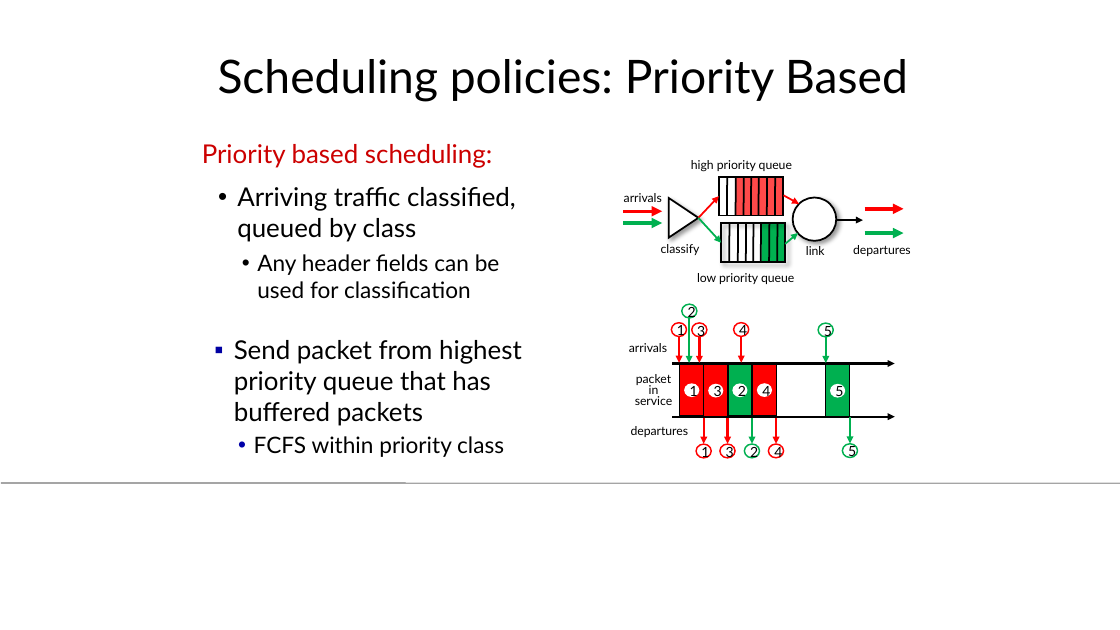
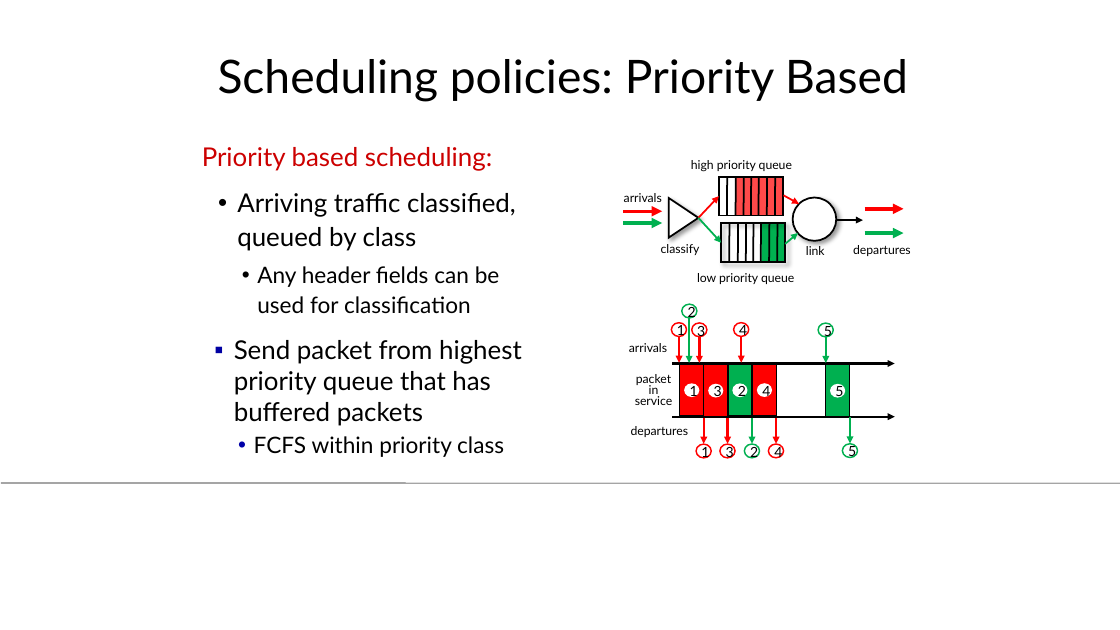
Before and after one commit to anayy09/CS425-Computer-Networks, a slide deck: slide 18 of Lecture Slides/Module23_Router_Architecture.pptx. Drawn at 1120x630 pixels with LibreOffice and Linux fonts; fonts in the diff are those of the drawing. Boxes give left, top, right and bottom in pixels: in the first picture for what was removed or moved away, otherwise in the second. Text is boxed around its words. In the diff, an @@ line names an element or a change of style, - is before the commit and + after.

```diff
--- a/Lecture Slides/Module23_Router_Architecture.pptx
+++ b/Lecture Slides/Module23_Router_Architecture.pptx
@@ text "Priority based scheduling:" at (x1=202, y1=147, x2=516, y2=314): line spacing 1 to 1.1 @@
```
Also in this commit, not shown: 4 other slides changed, 4 other files.
